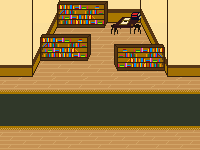
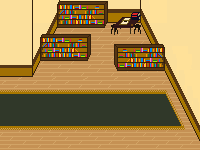
Comparing the layer stacks of the two 200 × 150 images. Changes:
added group "right wall" with 12 layers above "bookshelf right copy" over bbox(140, 0, 200, 141)
added layer "wall tweaks" in group "right wall" over bbox(166, 0, 200, 141)
added layer "Layer 7 copy 3" in group "right wall" over bbox(193, 98, 200, 135)
added layer "Layer 7 copy 2" in group "right wall" over bbox(187, 86, 200, 123)
added layer "Layer 7 copy" in group "right wall" over bbox(179, 70, 200, 107)
added layer "Layer 7" in group "right wall" over bbox(171, 54, 192, 91)
added layer "Layer 6" in group "right wall" over bbox(167, 46, 188, 83)
added layer "Layer 5 copy 3" in group "right wall" over bbox(166, 91, 188, 102)
added layer "Layer 5 copy 2" in group "right wall" over bbox(168, 99, 192, 110)
added layer "Layer 5 copy" in group "right wall" over bbox(172, 107, 196, 118)
added layer "Layer 5" in group "right wall" over bbox(176, 115, 200, 126)
